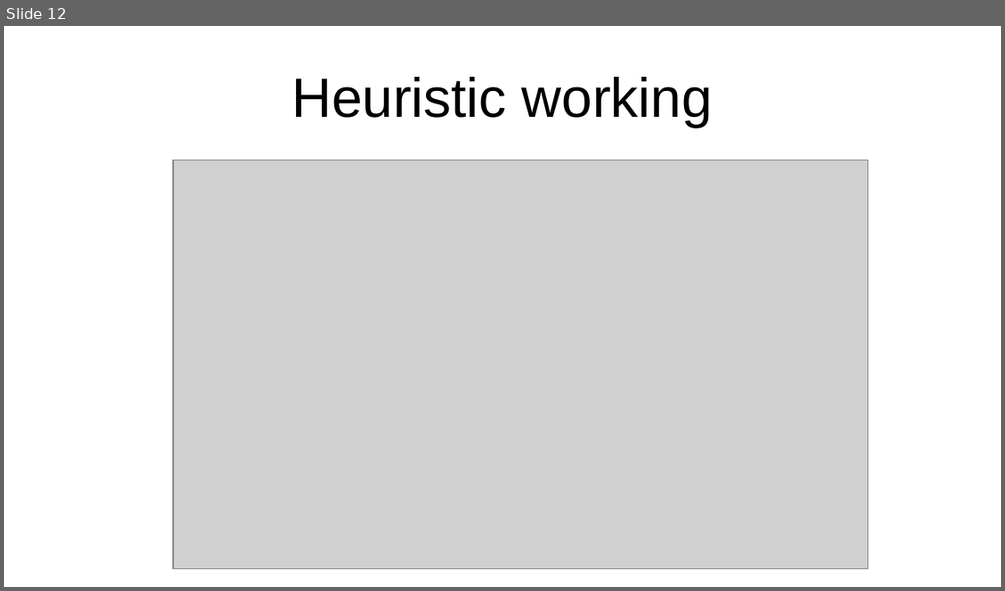
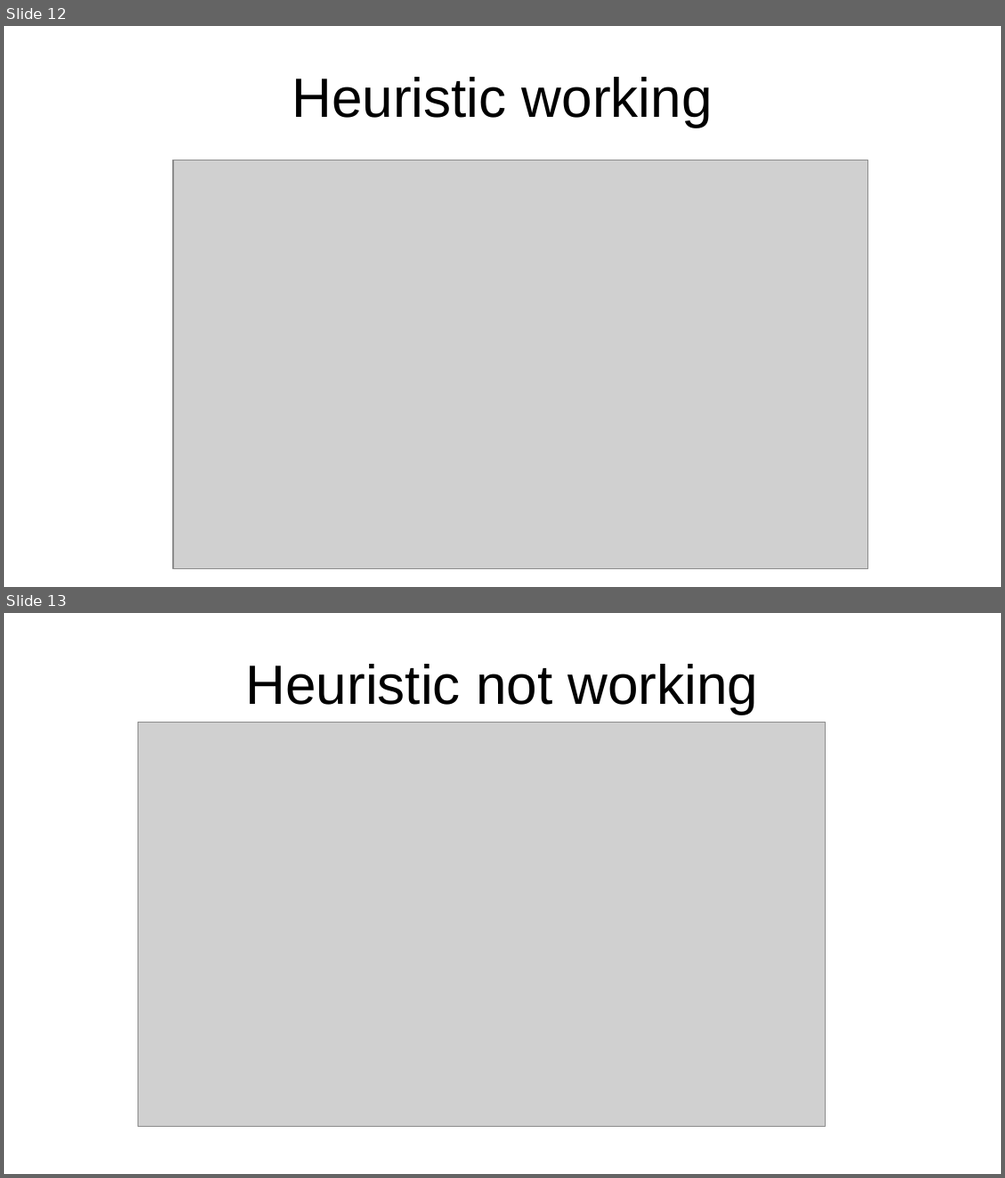
Before and after one commit to Maxisman/fortgeschrittene_Methoden_der_Bioinformatik, a slide deck: Presentation/Task2/Task2_slides.odp. Shown one above the other, each under a label of ours: slide 12 before the commit, slides 12 and 13 after it. The pictures are 1005x591 and 1005x1178 pixels, drawn with LibreOffice and Linux fonts; fonts in the diff are those of the drawing; grey boxes stand for pictures. Boxes give left, top, right and bottom in pixels: in the first picture for what was removed or moved away, otherwise in the second. Text is boxed around its words. In the diff, an @@ line names an element or a change of style, - is before the commit and + after.

Commit message:
added üresentation slides

```diff
--- a/Presentation/Task2/Task2_slides.odp
+++ b/Presentation/Task2/Task2_slides.odp
@@ slide 13 added at box(4, 613, 1001, 1174), background #FFFFFF @@
@@ title added at box(246, 664, 759, 714), 44 pt, text #000000 @@
+Heuristic not working
@@ picture added at box(138, 722, 825, 1126) @@
```
Also in this commit, not shown: 2 other files.
